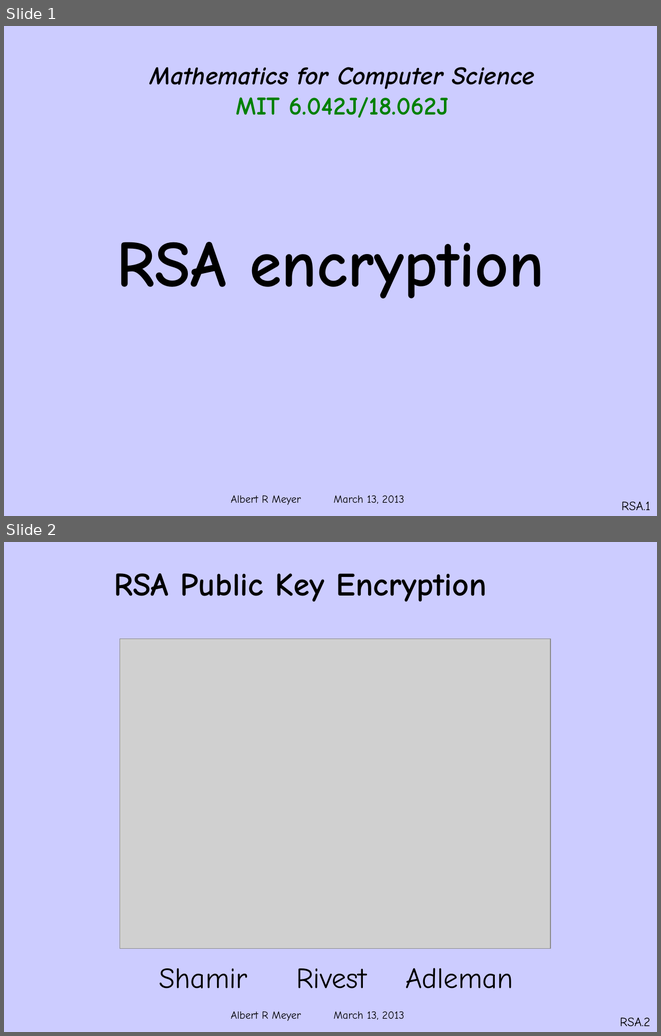
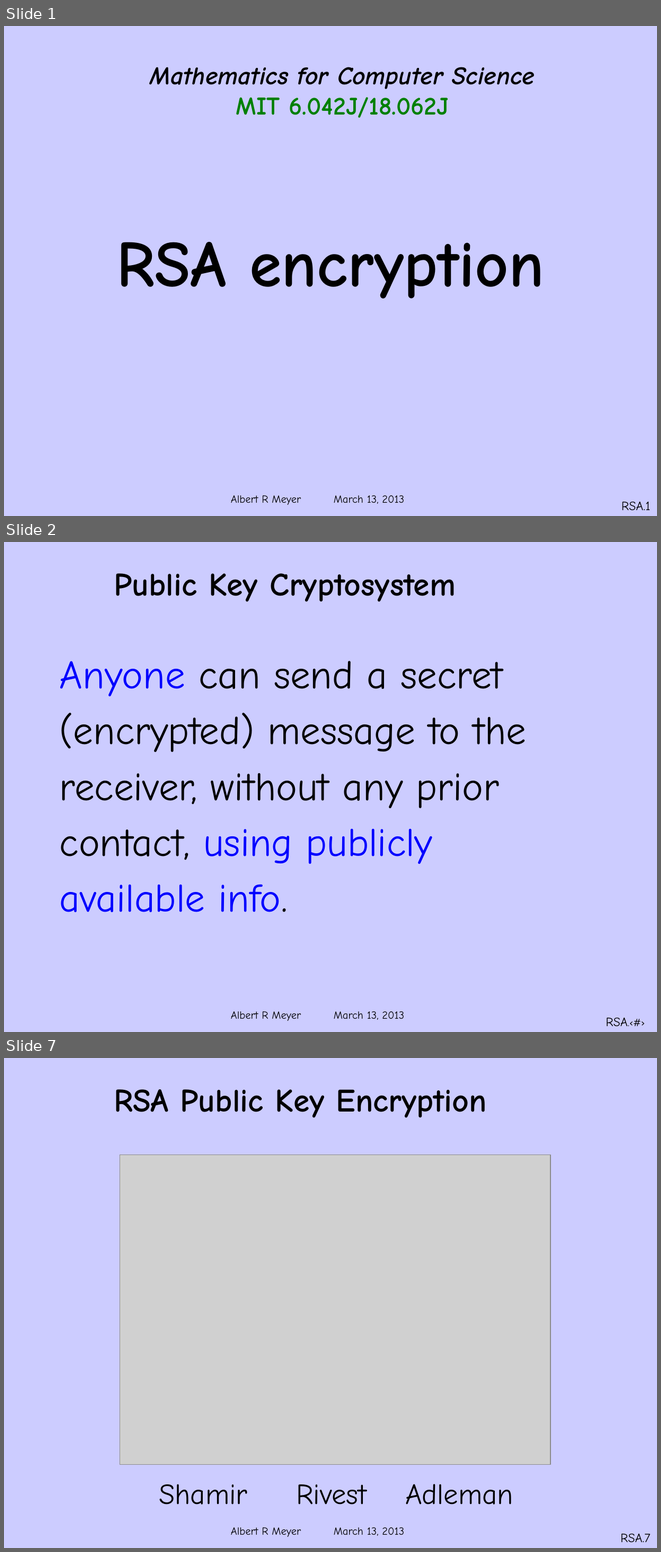
Before and after one commit to armeyer/mcs_web, a slide deck: spring13/slides13/rsa.pptx. Shown one above the other, each under a label of ours: slides 1 and 2 before the commit, slides 1, 2 and 7 after it; the slides between them are not shown. The pictures are 661x1036 and 661x1552 pixels, drawn with LibreOffice and Linux fonts; fonts in the diff are those of the drawing; grey boxes stand for pictures; background and template pictures are left out. Boxes give left, top, right and bottom in pixels: in the first picture for what was removed or moved away, otherwise in the second. Text is boxed around its words. In the diff, an @@ line names an element or a change of style, - is before the commit and + after.

```diff
--- a/spring13/slides13/rsa.pptx
+++ b/spring13/slides13/rsa.pptx
@@ slide 2 added at (4,542,657,1032), background #CCCCFF; not listed: 1 template element that a slide beside it also shows @@
@@ title added at (114,573,456,602), 36 pt, text #000000, bold @@
+Public Key Cryptosystem
@@ text added at (60,661,527,912), 44 pt, text #000000 @@
+Anyone can send a secret
+(encrypted) message to the
+receiver, without any prior
+contact, using publicly
+available info.
@@ text added at (606,1017,627,1026), 12 pt, text #000000 @@
+RSA.‹#›
@@ what was slide 2 is now slide 7 @@
@@ page number at (620,1533,650,1542): text changed @@
-RSA.2
+RSA.7
```
Also in this commit, not shown: 4 other slides added, 1 other file.
